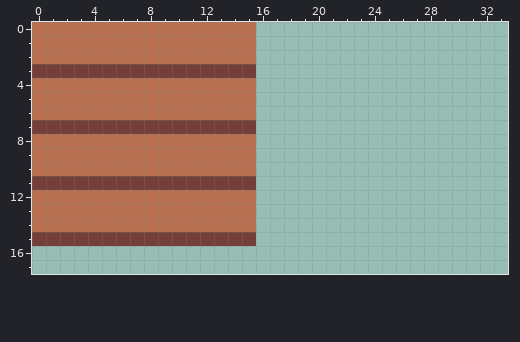
Pixel-art sprite -- Ludem Dare 44/Assets/Sprites/Environment.png. That is the earlier state.
The file is 64x64 pixels. Colours within 5 levels of each other are drawn and written as one. Shown: x 0..33, y 0..17.
After the commit:
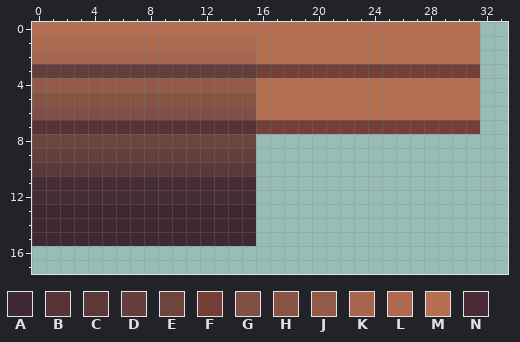
Palette (. is transparent): A #3f2832  B #583336  C #5b3939  D #653e3c  E #6e443e  F #743f39  G #814f43  H #8a5445  J #935a47  K #a6654c  L #af6a4e  M #b86f50  N #482c34
Edits made:
Changed rows in their new state; - is an unchanged pixel.
first column x 0:
 0 ----------------MMMMMMMMMMMMMMMM
 1 LLLLLLLLLLLLLLLLMMMMMMMMMMMMMMMM
 2 KKKKKKKKKKKKKKKKMMMMMMMMMMMMMMMM
 3 DDDDDDDDDDDDDDDDFFFFFFFFFFFFFFFF
 4 JJJJJJJJJJJJJJJJMMMMMMMMMMMMMMMM
 5 HHHHHHHHHHHHHHHHMMMMMMMMMMMMMMMM
 6 GGGGGGGGGGGGGGGGMMMMMMMMMMMMMMMM
 7 BBBBBBBBBBBBBBBBFFFFFFFFFFFFFFFF
 8 EEEEEEEEEEEEEEEE----------------
 9 DDDDDDDDDDDDDDDD----------------
10 CCCCCCCCCCCCCCCC----------------
11 NNNNNNNNNNNNNNNN----------------
12 NNNNNNNNNNNNNNNN----------------
13 AAAAAAAAAAAAAAAA----------------
14 AAAAAAAAAAAAAAAA----------------
15 AAAAAAAAAAAAAAAA----------------
Changed places in both pictures, as pixel boxes (x1, y1, x2, y2):
changed: (32, 22, 480, 246)
